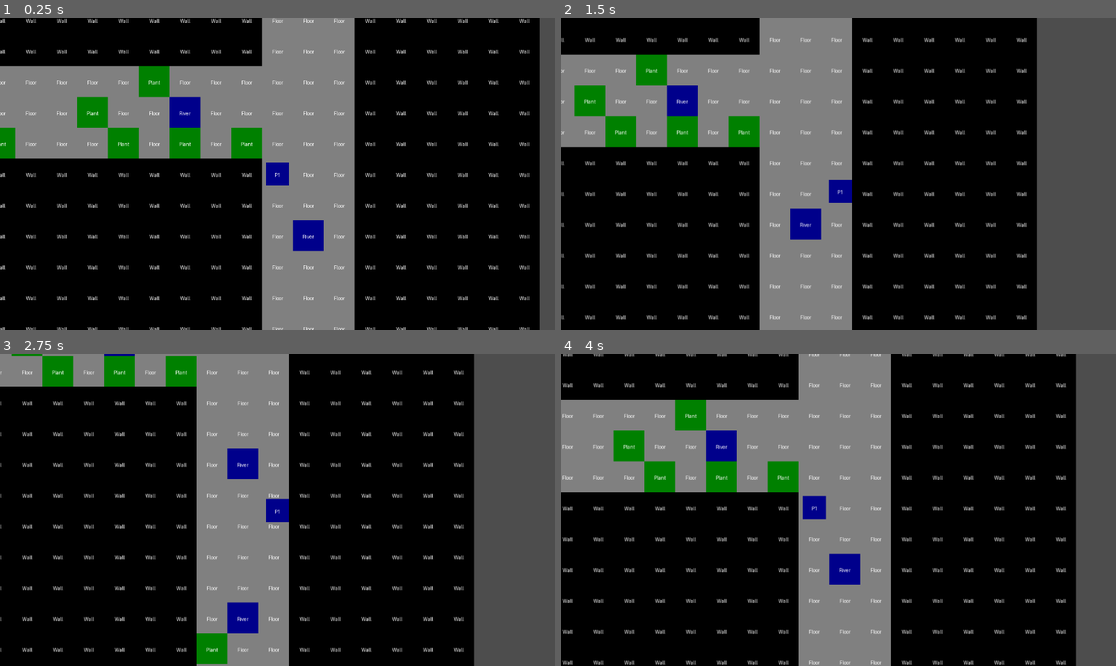
Above: before the commit, frames 1-4 (two rows, left to right).
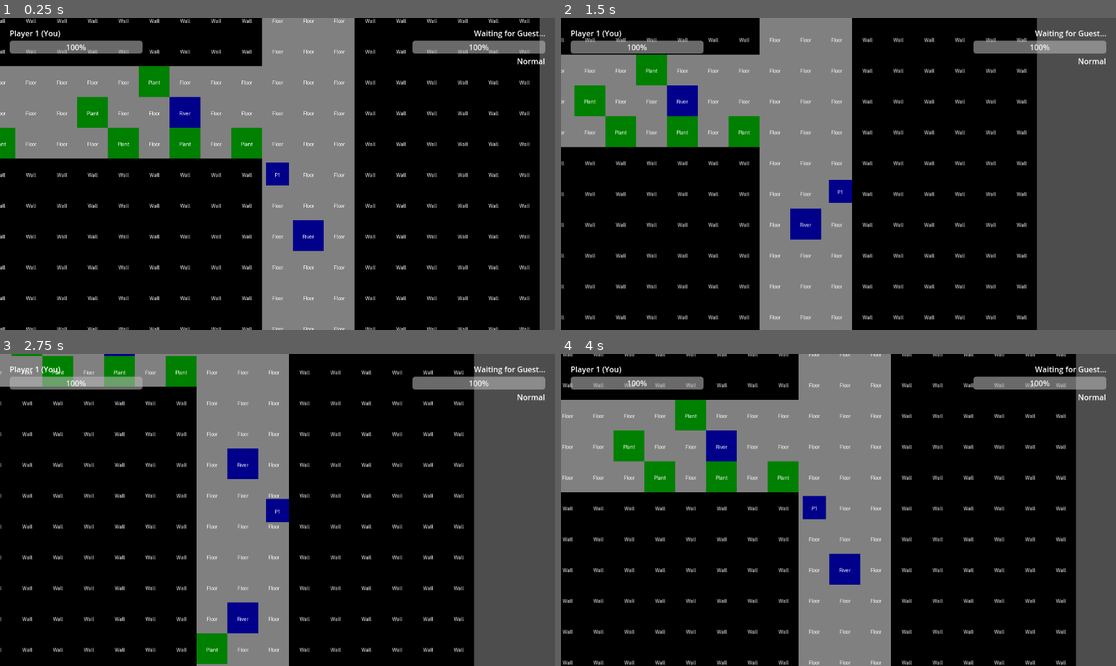
Above: after the commit, the same moments.

Repository: dravog7/Elemental-Runner
Game: Godot game, scene res://Scenes/Level/Main.tscn
Two runs of this game, one before a commit and one after it. Both use one fixed random seed, a clock stepped at 60 frames per second and the inputs below. This scene is started directly instead of the project's main scene.
Inputs (mouse positions are in pixels of both pictures, inside the frame that each line leads up to):
- Up to frame 1 (0.25 s): no input
- Up to frame 2 (1.5 s): tap Enter at 0.5 s; move the mouse to (960, 158) at 0.52 s; hold Right (ui_right) 0.53-1.28 s; tap 1 at 0.6 s; click (960, 158) at 0.67 s; move the mouse to (727, 189) at 1.27 s; hold Down (ui_down) from 1.28 s (still down); tap 2 at 1.35 s
- Up to frame 3 (2.75 s): move the mouse to (333, 441) at 2.02 s; release Down (ui_down) at 2.03 s; hold Right (ui_right) from 2.03 s (still down); tap 3 at 2.1 s
- Up to frame 4 (4 s): move the mouse to (810, 572) at 2.77 s; release Right (ui_right) at 2.78 s; hold Up (ui_up) 2.78-3.53 s; tap 1 at 2.85 s; click (810, 572) at 2.92 s; move the mouse to (1005, 556) at 3.52 s; hold Left (ui_left) from 3.53 s (still down); tap 2 at 3.6 s

The runs differ from the first frame. In frame 1, 2.3% of the frame differs, in the area x 1-99%, y 4-15%; in frame 2, 2.3%; in frame 3, 2.2%; in frame 4, 2.3%.

Commit message:
player HUI, late-join tile syncing, server disconnection handling, LAN Server Browser

Diff:
--- /dev/null
+++ b/Scenes/UI/GameUI.tscn
@@ -0,0 +1,59 @@
+[gd_scene load_steps=2 format=3 uid="uid://game_ui"]
+
+[ext_resource type="Script" path="res://Scripts/UI/GameUI.gd" id="1_gui"]
+
+[node name="GameUI" type="CanvasLayer"]
+script = ExtResource("1_gui")
+
+[node name="MarginContainer" type="MarginContainer" parent="."]
+anchors_preset = 10
+anchor_right = 1.0
+grow_horizontal = 2
+theme_override_constants/margin_left = 20
+theme_override_constants/margin_top = 20
+theme_override_constants/margin_right = 20
+
+[node name="HBoxContainer" type="HBoxContainer" parent="MarginContainer"]
+layout_mode = 2
+alignment = 1
+
+[node name="Player1Box" type="VBoxContainer" parent="MarginContainer/HBoxContainer"]
+layout_mode = 2
+size_flags_horizontal = 3
+
+[node name="NameLabel" type="Label" parent="MarginContainer/HBoxContainer/Player1Box"]
+layout_mode = 2
+text = "Waiting for Host..."
+
+[node name="HPBar" type="ProgressBar" parent="MarginContainer/HBoxContainer/Player1Box"]
+layout_mode = 2
+value = 100.0
+
+[node name="StatusLabel" type="Label" parent="MarginContainer/HBoxContainer/Player1Box"]
+layout_mode = 2
+theme_override_colors/font_color = Color(1, 1, 1, 1)
+text = "Normal"
+
+[node name="Spacer" type="Control" parent="MarginContainer/HBoxContainer"]
+layout_mode = 2
+size_flags_horizontal = 3
+size_flags_stretch_ratio = 2.0
+
+[node name="Player2Box" type="VBoxContainer" parent="MarginContainer/HBoxContainer"]
+layout_mode = 2
+size_flags_horizontal = 3
+
+[node name="NameLabel" type="Label" parent="MarginContainer/HBoxContainer/Player2Box"]
+layout_mode = 2
+horizontal_alignment = 2
+text = "Waiting for Guest..."
+
+[node name="HPBar" type="ProgressBar" parent="MarginContainer/HBoxContainer/Player2Box"]
+layout_mode = 2
+value = 100.0
+fill_mode = 1
+
+[node name="StatusLabel" type="Label" parent="MarginContainer/HBoxContainer/Player2Box"]
+layout_mode = 2
+horizontal_alignment = 2
+text = "Normal"
--- a/Scripts/Core/GameManager.gd
+++ b/Scripts/Core/GameManager.gd
@@ -1,6 +1,7 @@
 extends Node
 
 signal player_won(peer_id: int)
+var disconnect_reason: String = ""
 
 @rpc("any_peer", "call_local")
 func on_player_reached_treasure(peer_id: int):
@@ -20,7 +21,7 @@
 	var winner_id = 0 if local_id == dead_peer_id else local_id
 	end_game(winner_id)
 
-func end_game(winner_id: int):
+func end_game(_winner_id: int):
 	ERLogger.info("Game Over. Disconnecting in 3 seconds...")
 	await get_tree().create_timer(3.0).timeout
 	NetworkManager.network_interface.disconnect_peer()
--- a/Scripts/Core/MainGame.gd
+++ b/Scripts/Core/MainGame.gd
@@ -2,6 +2,7 @@
 class_name MainGame
 
 @export var player_scene: PackedScene
+var modified_tiles: Dictionary = {}
 
 func _ready():
 	ERLogger.debug("MainGame _ready called. Is Server: " + str(NetworkManager.network_interface.is_server()))
@@ -11,6 +12,14 @@
 	level_gen.generate_level(12345)
 	level_gen.apply_to_tilemap_layer($TileMapLayer)
 	ERLogger.debug("Level generated and applied to TileMapLayer.")
+
+	var ui_scene = preload("res://Scenes/UI/GameUI.tscn")
+	add_child(ui_scene.instantiate())
+
+	NetworkManager.network_interface.server_disconnected.connect(func():
+		GameManager.disconnect_reason = "Server Disconnected!"
+		get_tree().change_scene_to_file("res://Scenes/UI/Lobby.tscn")
+	)
 
 	if NetworkManager.network_interface.is_server():
 		ERLogger.info("Server spawning local host player.")
@@ -30,8 +39,33 @@
 	player.name = str(id)
 
 
+	if id != 1 and NetworkManager.network_interface.is_server():
+		rpc_id(id, "sync_initial_tiles", modified_tiles)
 
 	$Players.add_child(player)
+
+@rpc("any_peer", "call_local")
+func request_tile_change(pos: Vector2i, new_tile: int):
+	$TileMapLayer.set_cell(pos, new_tile, Vector2i(0, 0))
+	modified_tiles[pos] = new_tile
+
+	if NetworkManager.network_interface.is_server():
+		if new_tile == TileRegistry.TileType.Ash:
+			get_tree().create_timer(3.0).timeout.connect(func():
+				if $TileMapLayer.get_cell_source_id(pos) == TileRegistry.TileType.Ash:
+					rpc("request_tile_change", pos, TileRegistry.TileType.Floor)
+			)
+		elif new_tile == TileRegistry.TileType.IceRiver:
+			get_tree().create_timer(4.0).timeout.connect(func():
+				if $TileMapLayer.get_cell_source_id(pos) == TileRegistry.TileType.IceRiver:
+					rpc("request_tile_change", pos, TileRegistry.TileType.River)
+			)
+
+@rpc("any_peer")
+func sync_initial_tiles(tiles: Dictionary):
+	modified_tiles = tiles
+	for pos in tiles:
+		$TileMapLayer.set_cell(pos, tiles[pos], Vector2i(0, 0))
 
 func delete_player(id: int):
 	ERLogger.info("Deleting disconnected player: " + str(id))
--- a/Scripts/Elements/Projectile.gd
+++ b/Scripts/Elements/Projectile.gd
@@ -39,18 +39,8 @@
         if current_tile != -1:
             var new_tile = TileRegistry.get_tile_reaction(element, current_tile)
             if new_tile != current_tile:
-                tilemap.set_cell(map_pos, new_tile, Vector2i(0, 0))
-
-                # Setup delayed reactions like fire turning plant to ash, then ash to floor
-                if new_tile == TileRegistry.TileType.Ash:
-                    tilemap.get_tree().create_timer(3.0).timeout.connect(func():
-                        if is_instance_valid(tilemap) and tilemap.get_cell_source_id(map_pos) == TileRegistry.TileType.Ash:
-                            tilemap.set_cell(map_pos, TileRegistry.TileType.Floor, Vector2i(0, 0))
-                    )
-                elif new_tile == TileRegistry.TileType.IceRiver:
-                    tilemap.get_tree().create_timer(4.0).timeout.connect(func():
-                        if is_instance_valid(tilemap) and tilemap.get_cell_source_id(map_pos) == TileRegistry.TileType.IceRiver:
-                            tilemap.set_cell(map_pos, TileRegistry.TileType.River, Vector2i(0, 0))
-                    )
+                var main = get_node_or_null("/root/Main")
+                if main and owner_id == NetworkManager.network_interface.get_unique_id():
+                    main.rpc("request_tile_change", map_pos, new_tile)
 
         queue_free()
--- /dev/null
+++ b/Scripts/Networking/ServerBrowser.gd
@@ -0,0 +1,49 @@
+extends Node
+
+const BROADCAST_PORT = 7778
+const BROADCAST_INTERVAL = 1.0
+
+var udp_peer: PacketPeerUDP
+var broadcast_timer: float = 0.0
+var is_broadcasting: bool = false
+var is_listening: bool = false
+
+signal server_found(ip: String, name: String)
+
+func _ready():
+	udp_peer = PacketPeerUDP.new()
+
+func _process(delta):
+	if is_broadcasting:
+		broadcast_timer += delta
+		if broadcast_timer >= BROADCAST_INTERVAL:
+			broadcast_timer = 0.0
+			var msg = "ElementalRunnerServer:" + str(NetworkManager.network_interface.get_unique_id())
+			udp_peer.set_dest_address("255.255.255.255", BROADCAST_PORT)
+			udp_peer.put_packet(msg.to_utf8_buffer())
+
+	if is_listening:
+		while udp_peer.get_available_packet_count() > 0:
+			var packet_bytes = udp_peer.get_packet()
+			var packet = packet_bytes.get_string_from_utf8()
+			var ip = udp_peer.get_packet_ip()
+			if packet.begins_with("ElementalRunnerServer:"):
+				var server_name = packet.split(":")[1]
+				server_found.emit(ip, server_name)
+
+func start_broadcasting():
+	is_broadcasting = true
+	is_listening = false
+	udp_peer.close()
+	udp_peer.set_broadcast_enabled(true)
+
+func start_listening():
+	is_broadcasting = false
+	is_listening = true
+	udp_peer.close()
+	udp_peer.bind(BROADCAST_PORT)
+
+func stop():
+	is_broadcasting = false
+	is_listening = false
+	udp_peer.close()
--- a/Scripts/Player/PlayerController.gd
+++ b/Scripts/Player/PlayerController.gd
@@ -4,6 +4,9 @@
 @export var speed: float = 300.0
 @export var max_health: int = 100
 @export var projectile_scene: PackedScene
+
+signal health_changed(new_health: int)
+signal status_changed(new_status: int)
 
 var current_health: int
 var current_status: int = ElementRegistry.ElementStatus.Normal
@@ -124,6 +127,7 @@
 	var final_damage = round(base_damage * reaction.damage_multiplier)
 
 	current_health -= final_damage
+	health_changed.emit(current_health)
 	ERLogger.info("Player %s took %d damage. HP: %d" % [name, final_damage, current_health])
 
 	if reaction.new_status != current_status:
@@ -136,6 +140,7 @@
 @rpc("any_peer", "call_local")
 func apply_status(status_int: int, duration: float):
 	current_status = status_int
+	status_changed.emit(current_status)
 	if duration > 0: status_timer = duration
 
 	var sprite = get_node_or_null("Sprite2D")
@@ -149,6 +154,7 @@
 @rpc("any_peer", "call_local")
 func clear_status():
 	current_status = ElementRegistry.ElementStatus.Normal
+	status_changed.emit(current_status)
 	var sprite = get_node_or_null("Sprite2D")
 	if sprite: sprite.modulate = Color.WHITE
 
--- /dev/null
+++ b/Scripts/UI/GameUI.gd
@@ -0,0 +1,60 @@
+extends CanvasLayer
+
+@onready var p1_name = $MarginContainer/HBoxContainer/Player1Box/NameLabel
+@onready var p1_hp = $MarginContainer/HBoxContainer/Player1Box/HPBar
+@onready var p1_status = $MarginContainer/HBoxContainer/Player1Box/StatusLabel
+
+@onready var p2_name = $MarginContainer/HBoxContainer/Player2Box/NameLabel
+@onready var p2_hp = $MarginContainer/HBoxContainer/Player2Box/HPBar
+@onready var p2_status = $MarginContainer/HBoxContainer/Player2Box/StatusLabel
+
+var local_player: Node2D
+var remote_player: Node2D
+
+func _process(_delta):
+	var players_node = get_node_or_null("/root/Main/Players")
+	if not players_node: return
+
+	for child in players_node.get_children():
+		if child is PlayerController:
+			if child.is_multiplayer_authority():
+				if local_player != child:
+					setup_player(child, true)
+			else:
+				if remote_player != child:
+					setup_player(child, false)
+
+func setup_player(player: PlayerController, is_local: bool):
+	if is_local:
+		local_player = player
+		p1_name.text = "Player " + player.name + " (You)"
+		p1_hp.max_value = player.max_health
+		p1_hp.value = player.current_health
+		update_status_ui(p1_status, player.current_status)
+
+		player.health_changed.connect(func(hp): p1_hp.value = hp)
+		player.status_changed.connect(func(st): update_status_ui(p1_status, st))
+	else:
+		remote_player = player
+		p2_name.text = "Player " + player.name + " (Enemy)"
+		p2_hp.max_value = player.max_health
+		p2_hp.value = player.current_health
+		update_status_ui(p2_status, player.current_status)
+
+		player.health_changed.connect(func(hp): p2_hp.value = hp)
+		player.status_changed.connect(func(st): update_status_ui(p2_status, st))
+
+func update_status_ui(label: Label, status: int):
+	match status:
+		ElementRegistry.ElementStatus.Normal:
+			label.text = ""
+			label.add_theme_color_override("font_color", Color.WHITE)
+		ElementRegistry.ElementStatus.Burning:
+			label.text = "BURNING"
+			label.add_theme_color_override("font_color", Color(1, 0.5, 0.5))
+		ElementRegistry.ElementStatus.Soaked:
+			label.text = "SOAKED"
+			label.add_theme_color_override("font_color", Color(0.5, 0.5, 1))
+		ElementRegistry.ElementStatus.Frozen:
+			label.text = "FROZEN"
+			label.add_theme_color_override("font_color", Color(0.5, 1, 1))
--- a/Scripts/UI/Lobby.gd
+++ b/Scripts/UI/Lobby.gd
@@ -3,18 +3,51 @@
 const PORT = 7777
 const ADDRESS = "127.0.0.1"
 
+func _ready():
+	ServerBrowser.server_found.connect(on_server_found)
+	ServerBrowser.start_listening()
+
+	if GameManager.disconnect_reason != "":
+		show_error(GameManager.disconnect_reason)
+		GameManager.disconnect_reason = ""
+
+func on_server_found(ip: String, server_name: String):
+	var join_btn_name = "JoinServer_" + ip.replace(".", "_")
+	if not $VBoxContainer.has_node(join_btn_name):
+		var btn = Button.new()
+		btn.name = join_btn_name
+		btn.text = "Join " + server_name + " [" + ip + "]"
+		btn.pressed.connect(func(): on_join_specific_pressed(ip))
+		$VBoxContainer.add_child(btn)
+
+func on_join_specific_pressed(ip: String):
+	ServerBrowser.stop()
+	if NetworkManager.network_interface.start_client(ip, PORT):
+		ERLogger.info("Joined %s:%d" % [ip, PORT])
+		load_game_scene()
+
+func show_error(msg: String):
+	var dialog = AcceptDialog.new()
+	dialog.dialog_text = msg
+	dialog.title = "Disconnected"
+	add_child(dialog)
+	dialog.popup_centered()
+
 func on_host_pressed():
-    ERLogger.debug("Host button pressed.")
-    if NetworkManager.network_interface.start_host(PORT):
-        ERLogger.info("Hosting on port %d" % PORT)
-        load_game_scene()
+	ServerBrowser.stop()
+	ERLogger.debug("Host button pressed.")
+	if NetworkManager.network_interface.start_host(PORT):
+		ServerBrowser.start_broadcasting()
+		ERLogger.info("Hosting on port %d" % PORT)
+		load_game_scene()
 
 func on_join_pressed():
-    ERLogger.debug("Join button pressed.")
-    if NetworkManager.network_interface.start_client(ADDRESS, PORT):
-        ERLogger.info("Joined %s:%d" % [ADDRESS, PORT])
-        load_game_scene()
+	ServerBrowser.stop()
+	ERLogger.debug("Join button pressed.")
+	if NetworkManager.network_interface.start_client(ADDRESS, PORT):
+		ERLogger.info("Joined %s:%d" % [ADDRESS, PORT])
+		load_game_scene()
 
 func load_game_scene():
-    ERLogger.debug("Loading Main game scene.")
-    get_tree().change_scene_to_file("res://Scenes/Level/Main.tscn")
+	ERLogger.debug("Loading Main game scene.")
+	get_tree().change_scene_to_file("res://Scenes/Level/Main.tscn")
--- a/project.godot
+++ b/project.godot
@@ -19,6 +19,7 @@
 
 NetworkManager="*res://Scripts/Networking/NetworkManager.gd"
 GameManager="*res://Scripts/Core/GameManager.gd"
+ServerBrowser="*res://Scripts/Networking/ServerBrowser.gd"
 
 [dotnet]
 
Not shown, added: Scripts/Networking/ServerBrowser.gd.uid
Not shown, added: Scripts/UI/GameUI.gd.uid
